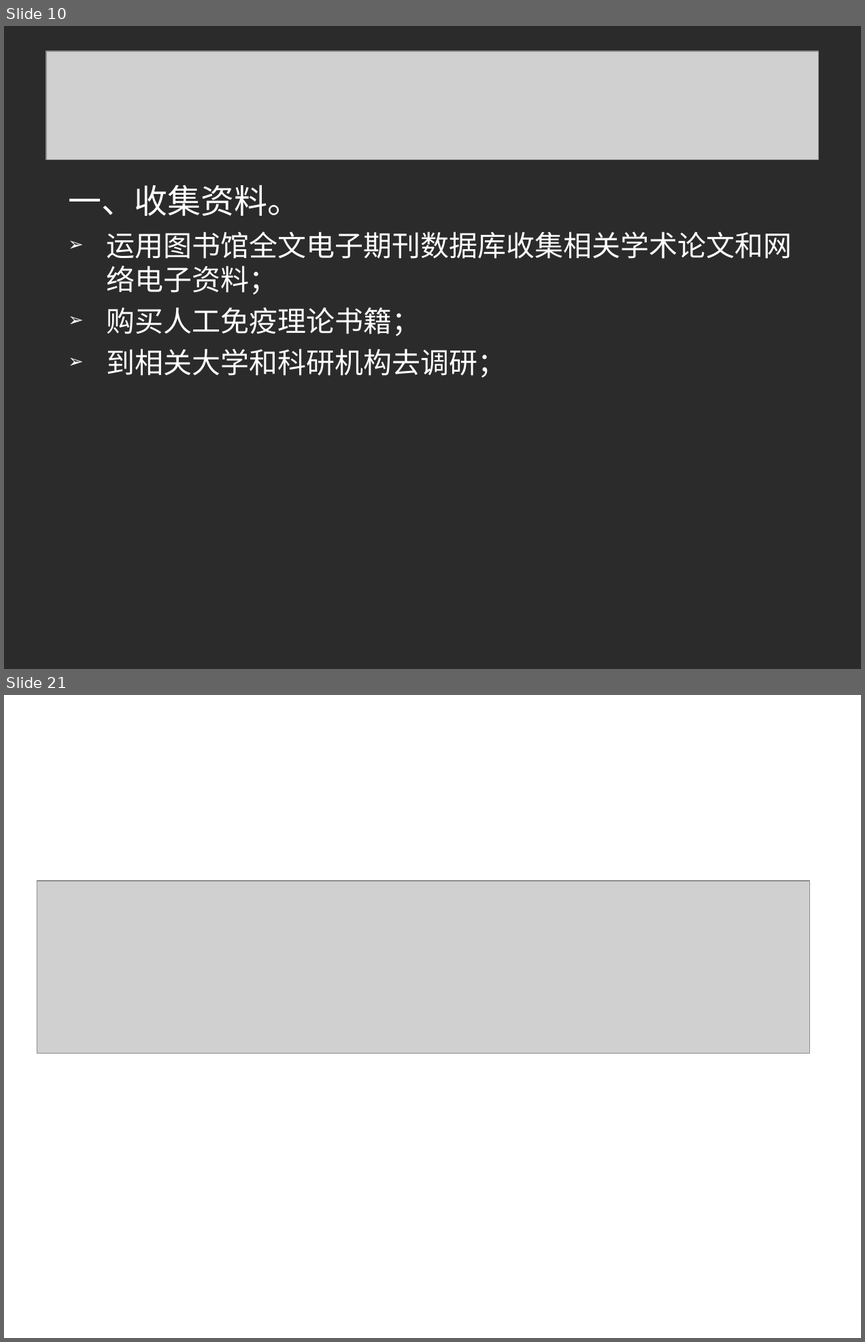
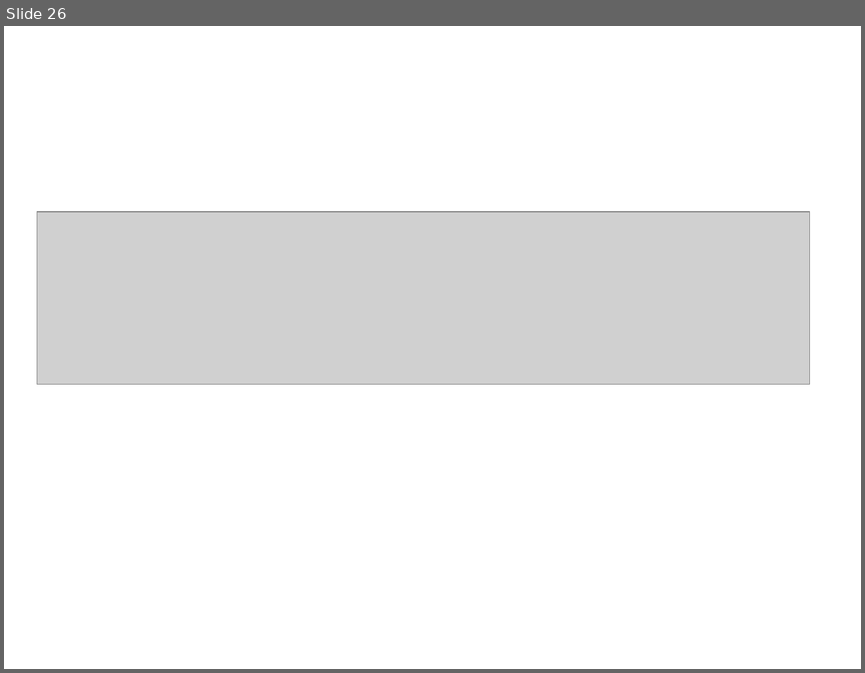
Before and after one commit to linuxsky/sip-alg, a slide deck: design-documents/SIP-ALG解决方案答辩.ppt. Shown one above the other, each under a label of ours: slides 10 and 21 before the commit, slide 26 after it; the slides between them are not shown. The pictures are 865x1342 and 865x673 pixels, drawn with LibreOffice and Linux fonts; fonts in the diff are those of the drawing; grey boxes stand for pictures; background and template pictures are left out; a plain dark background stands for a picture behind light text. Boxes give left, top, right and bottom in pixels: in the first picture for what was removed or moved away, otherwise in the second. Text is boxed around its words. In the diff, an @@ line names an element or a change of style, - is before the commit and + after.

```diff
--- a/design-documents/SIP-ALG解决方案答辩.ppt
+++ b/design-documents/SIP-ALG解决方案答辩.ppt
@@ slide 10 removed at <box>4,26,861,669</box>, background picture (left out) @@
@@ picture removed at <box>46,51,818,160</box> @@
@@ text removed at <box>68,185,792,378</box> @@
-一、收集资料。
-➢ 运用图书馆全文电子期刊数据库收集相关学术论文和网络电子资料；
-➢ 购买人工免疫理论书籍；
-➢ 到相关大学和科研机构去调研；
@@ what was slide 21 is now slide 26 @@
```
Also in this commit, not shown: 2 slides changed, 24 slides added, 17 other slides removed.
